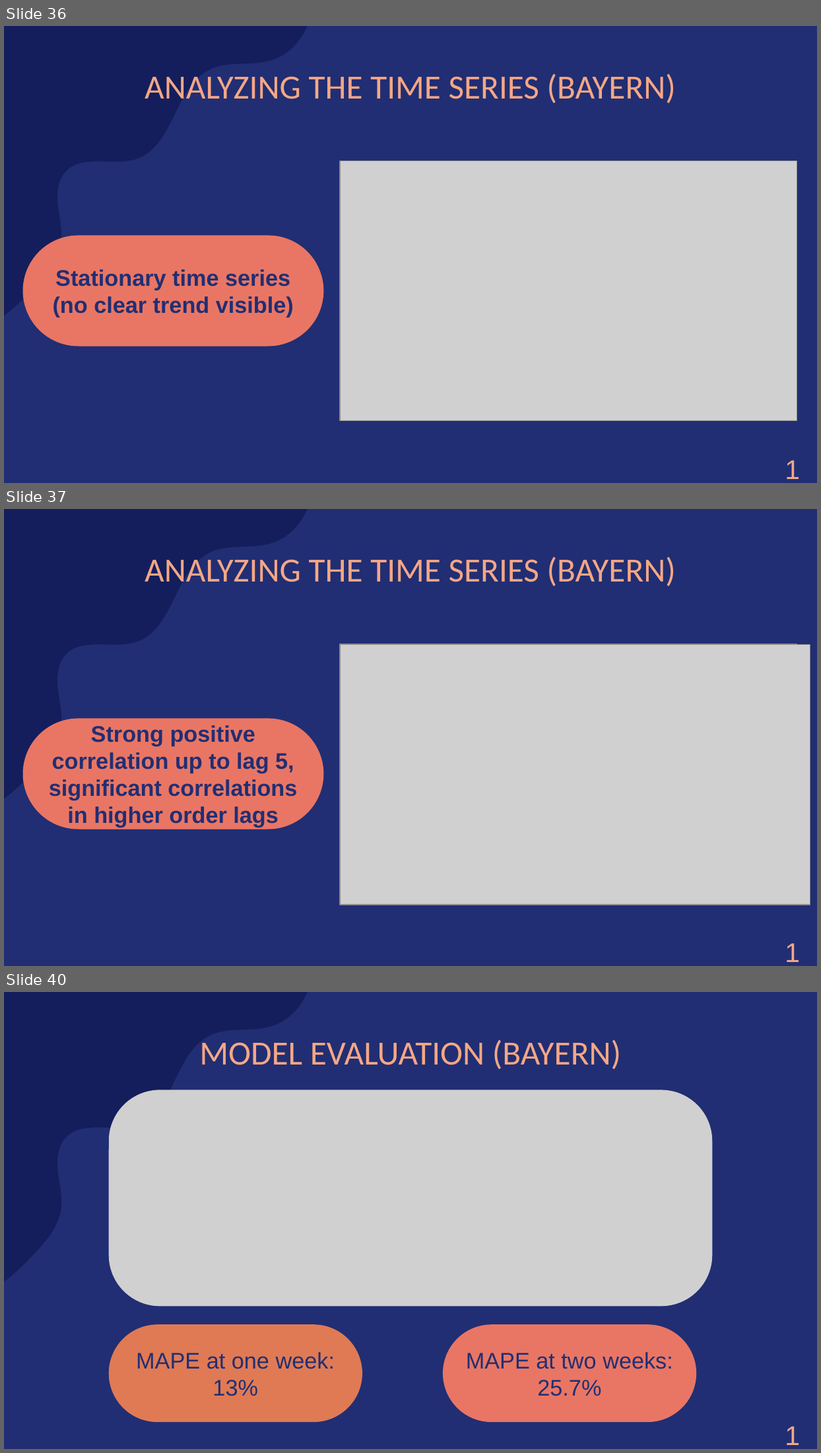
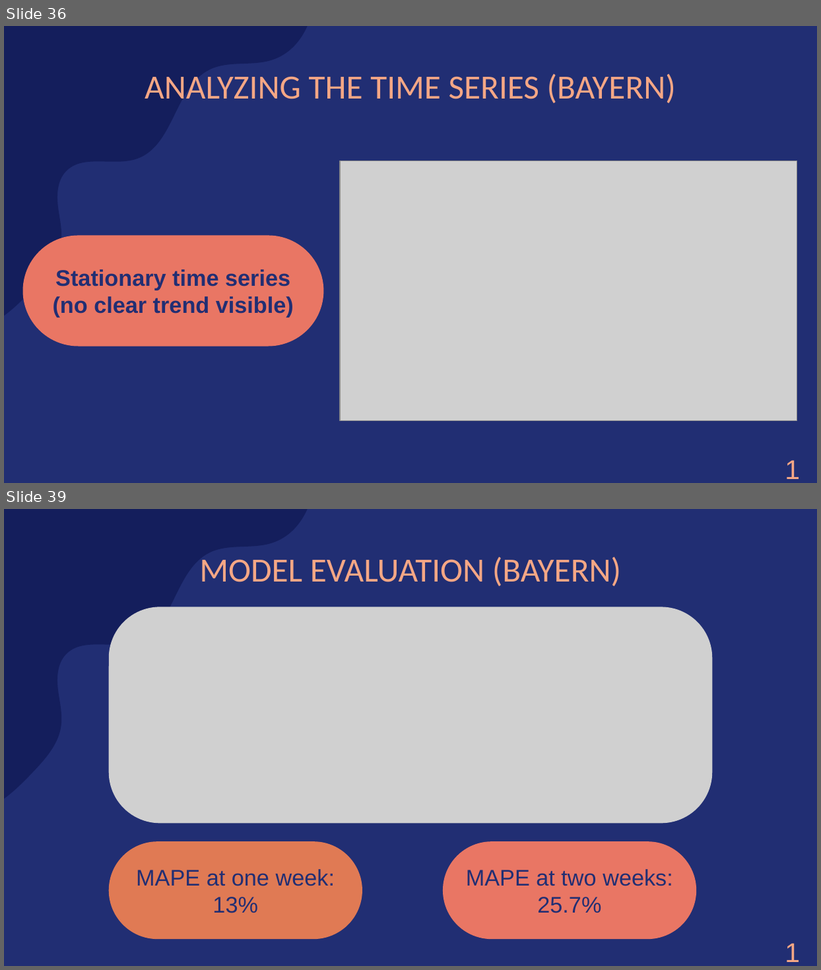
Before and after one commit to amarquard089/Covid19-Hospitalisierungsrate, a slide deck: Praesentation/COVID-19 Hospitalisierungsrate.pptx. Shown one above the other, each under a label of ours: slides 36, 37 and 40 before the commit, slides 36 and 39 after it; the slides between them are not shown. The pictures are 821x1453 and 821x970 pixels, drawn with LibreOffice and Linux fonts; fonts in the diff are those of the drawing; grey boxes stand for pictures. Boxes give left, top, right and bottom in pixels: in the first picture for what was removed or moved away, otherwise in the second. Text is boxed around its words. In the diff, an @@ line names an element or a change of style, - is before the commit and + after.

```diff
--- a/Praesentation/COVID-19 Hospitalisierungsrate.pptx
+++ b/Praesentation/COVID-19 Hospitalisierungsrate.pptx
@@ slide 37 removed at [4, 509, 817, 966], background #212E73; not listed: 1 template element that a slide beside it also shows @@
@@ title removed at [145, 557, 676, 586] @@
-ANALYZING THE TIME SERIES (BAYERN)
@@ picture removed at [340, 644, 797, 904] @@
@@ picture removed at [340, 645, 811, 905] @@
@@ rounded rectangle removed at [22, 719, 323, 829] @@
-Strong positive correlation up to lag 5, significant correlations in higher order lags
@@ text removed at [778, 932, 817, 966] @@
-15
@@ what was slide 40 is now slide 39 @@
```
Also in this commit, not shown: 9 slides changed, 2 slides added, 1 other slide removed.
